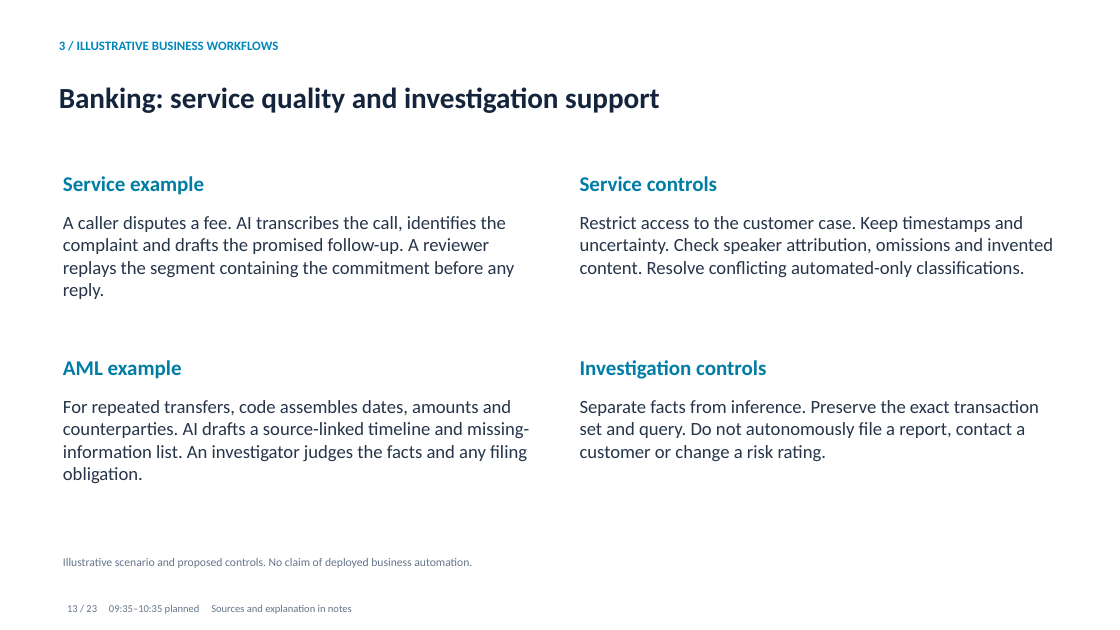
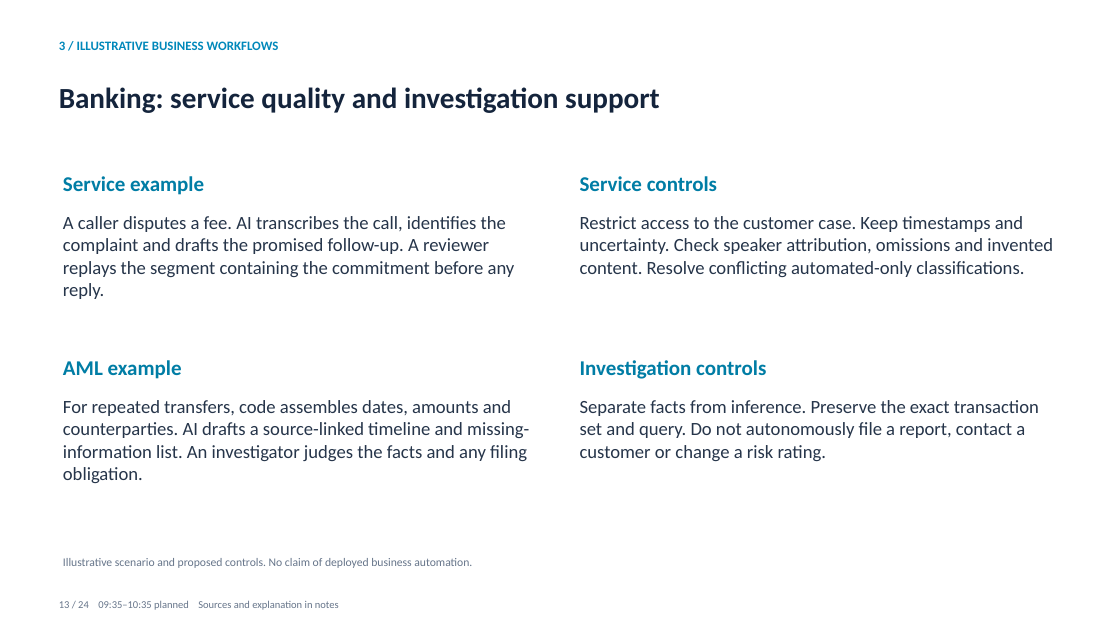
Before and after one commit to skunpoj/dsh_setup, a slide deck: slide 13 of docs/presentations/guarding-the-value-stream/Guarding_the_Value_Stream.pptx. Drawn at 1120x630 pixels with LibreOffice and Linux fonts; fonts in the diff are those of the drawing. Boxes give left, top, right and bottom in pixels: in the first picture for what was removed or moved away, otherwise in the second. Text is boxed around its words. In the diff, an @@ line names an element or a change of style, - is before the commit and + after.

```diff
--- a/docs/presentations/guarding-the-value-stream/Guarding_the_Value_Stream.pptx
+++ b/docs/presentations/guarding-the-value-stream/Guarding_the_Value_Stream.pptx
@@ text at [59, 600, 339, 610]: text changed @@
-13 / 23 09:35–10:35 planned Sources and explanation in notes
+13 / 24 09:35–10:35 planned Sources and explanation in notes
```
Also in this commit, not shown: 22 other slides changed, 1 slide added, 2 other files.
